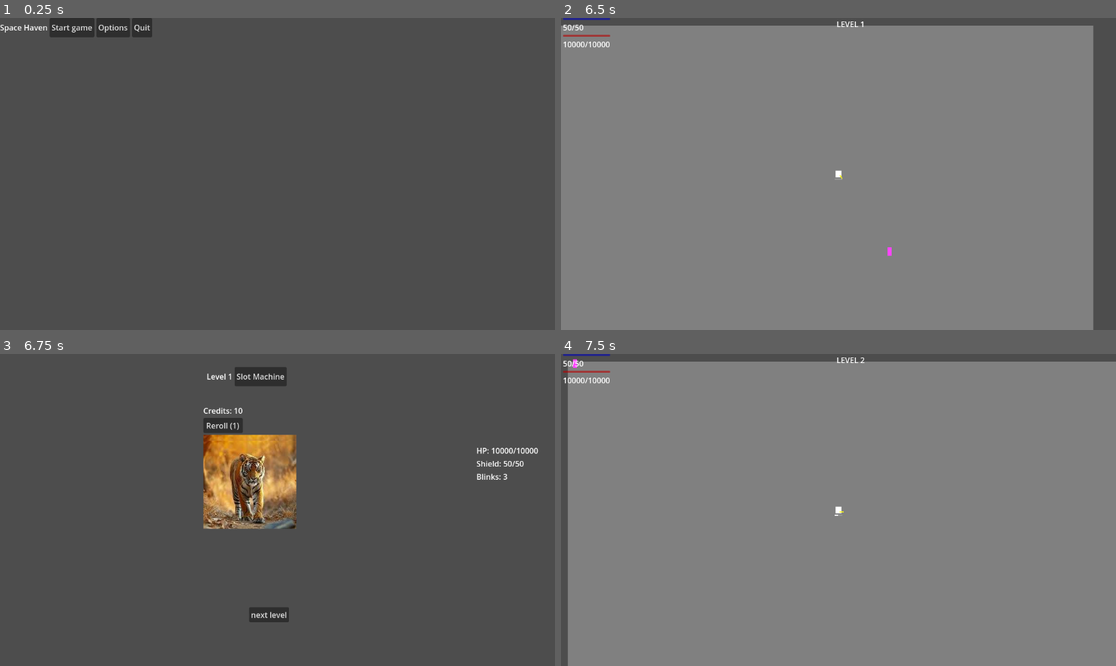
Above: before the commit, frames 1-4 (two rows, left to right).
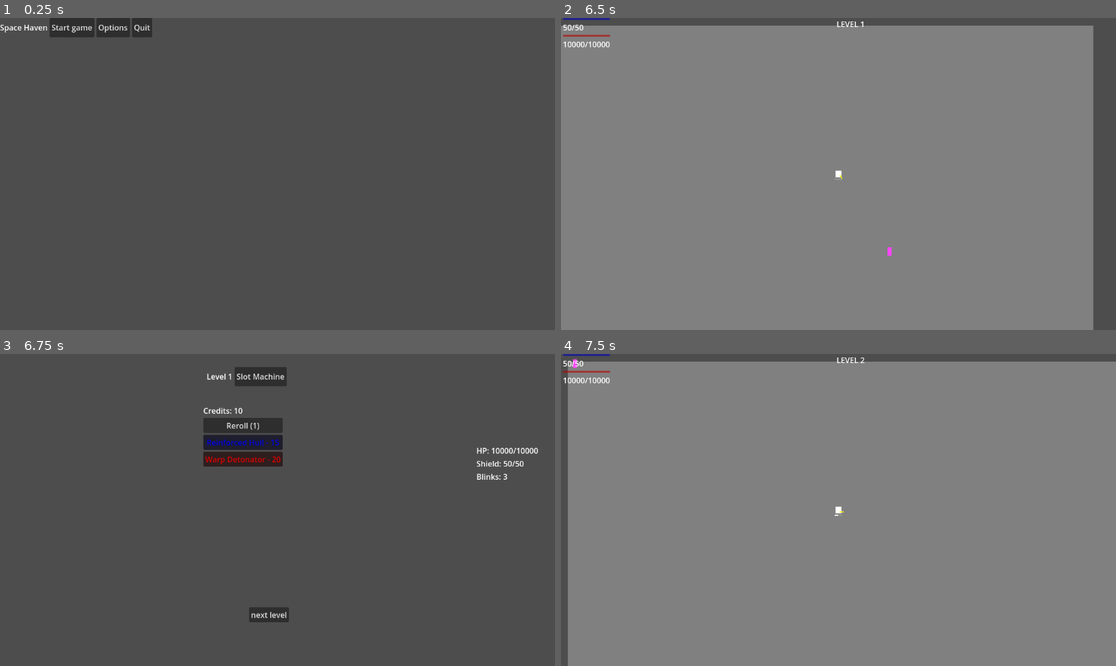
Above: after the commit, the same moments.

Repository: YogevSaadon/void-gambit
Game: Godot game, scene res://scenes/game/MainMenu.tscn
The game is run twice, just before and just after one commit, with the same random seed, the same clock (stepped at 60 frames per second) and the same inputs.
Inputs (mouse positions are in pixels of both pictures, inside the frame that each line leads up to):
- Up to frame 1 (0.25 s): no input
- Up to frame 2 (6.5 s): click "Start game" at 0.5 s; tap Enter at 1.25, 5 s; move the mouse to (960, 158) at 1.27 s; tap F every 0.75 s from 1.35 to 5.85 s; click (960, 158) at 1.42 s; move the mouse to (727, 189) at 2.02 s; hold S 2.03-2.78 s; move the mouse to (894, 105) at 2.77 s; move the mouse to (810, 236) at 3.52 s; click (810, 236) at 3.67 s; tap Space at 4.25, 5.75 s; move the mouse to (1005, 220) at 4.27 s; hold S from 4.28 s (still down); move the mouse to (672, 127) at 5.02 s; move the mouse to (866, 174) at 5.77 s; click (866, 174) at 5.92 s
- Up to frame 3 (6.75 s): move the mouse to (194, 432) at 6.52 s; release S at 6.53 s; tap F at 6.6 s
- Up to frame 4 (7.5 s): click "next level" at 7.25 s

Frames 1-2 are identical in both runs. In frame 3, 5.3% of the frame differs, in the area x 36-54%, y 20-57%; in frame 4, nothing differs.

Commit message:
updated hanger
feat(hangar): implemented basic store UI with button-based item display

- StoreItem buttons now display item name and price directly
- Button color reflects the item's defined color
- Removed icon textures and cleaned up internal HBox layout
- Reroll logic functional and updates buttons properly
- Layout adjusted for playability; visuals are minimal but functional

Diff:
--- a/scenes/game/Hangar.tscn
+++ b/scenes/game/Hangar.tscn
@@ -97,36 +97,17 @@
 layout_mode = 2
 script = ExtResource("2_pxfni")
 
-[node name="IconTexture" type="TextureRect" parent="StoreSlotMachinePanel/StorePanel/StoreItem0"]
-layout_mode = 0
-offset_right = 40.0
-offset_bottom = 40.0
-stretch_mode = 5
-
 [node name="StoreItem1" type="Button" parent="StoreSlotMachinePanel/StorePanel"]
 layout_mode = 2
 script = ExtResource("2_pxfni")
-
-[node name="IconTexture" type="TextureRect" parent="StoreSlotMachinePanel/StorePanel/StoreItem1"]
-layout_mode = 0
-offset_right = 40.0
-offset_bottom = 40.0
 
 [node name="StoreItem2" type="Button" parent="StoreSlotMachinePanel/StorePanel"]
 layout_mode = 2
 script = ExtResource("2_pxfni")
 
-[node name="IconTexture" type="TextureRect" parent="StoreSlotMachinePanel/StorePanel/StoreItem2"]
-offset_right = 40.0
-offset_bottom = 40.0
-
 [node name="StoreItem3" type="Button" parent="StoreSlotMachinePanel/StorePanel"]
 layout_mode = 2
 script = ExtResource("2_pxfni")
-
-[node name="IconTexture" type="TextureRect" parent="StoreSlotMachinePanel/StorePanel/StoreItem3"]
-offset_right = 40.0
-offset_bottom = 40.0
 
 [node name="SlotMachinePanel" type="VBoxContainer" parent="StoreSlotMachinePanel"]
 layout_mode = 0
--- a/scripts/game/Hangar.gd
+++ b/scripts/game/Hangar.gd
@@ -31,13 +31,11 @@
 @onready var gm = get_tree().root.get_node("GameManager")
 
 # ====== Built-in Methods ======
-
 func _ready() -> void:
 	_connect_signals()
 	_refresh_ui()
 
 # ====== UI Management ======
-
 func _connect_signals() -> void:
 	next_level_button.pressed.connect(_on_next_level_pressed)
 	switch_button.pressed.connect(_on_switch_pressed)
@@ -76,11 +74,11 @@
 			var item = all_items[i]
 			var store_slot = store_items[i]
 
-			store_slot.set_item(item)  # Assume StoreItem script has set_item()
-			store_slot.visible = true
+			if store_slot.has_method("set_item"):
+				store_slot.set_item(item)
+				store_slot.visible = true
 		else:
 			store_items[i].visible = false
-
 
 func _show_store() -> void:
 	store_panel.visible = true
@@ -93,7 +91,6 @@
 	switch_button.text = "Store"
 
 # ====== Buttons Actions ======
-
 func _on_switch_pressed() -> void:
 	if store_panel.visible:
 		_show_slot_machine()
--- a/scripts/game/PassiveItem.gd
+++ b/scripts/game/PassiveItem.gd
@@ -7,6 +7,10 @@
 @export var behavior_flags: Dictionary = {}
 @export var icon: Texture
 
+# Temporary visuals (for store layout before images/texts are final)
+@export var store_color: Color = Color.WHITE
+@export var price: int = 10
+
 static func create_warp_detonator() -> PassiveItem:
 	var item = PassiveItem.new()
 	item.name = "Warp Detonator"
@@ -14,6 +18,8 @@
 	item.stat_modifiers = {}
 	item.behavior_flags = {"blink_explosion": true}
 	item.icon = preload("res://assets/dummy-icon.jpg")
+	item.store_color = Color.RED
+	item.price = 20
 	return item
 
 static func create_reinforced_hull() -> PassiveItem:
@@ -23,11 +29,13 @@
 	item.stat_modifiers = {"max_shield": 50}
 	item.behavior_flags = {}
 	item.icon = preload("res://assets/dummy-icon.jpg")
+	item.store_color = Color.BLUE
+	item.price = 15
 	return item
 
 static func get_all_items() -> Array:
 	return [
 		create_warp_detonator(),
 		create_reinforced_hull(),
-		# Add more here
+		# Add more items below...
 	]
--- a/scripts/game/StoreItem.gd
+++ b/scripts/game/StoreItem.gd
@@ -3,11 +3,11 @@
 
 var item: PassiveItem
 
-@onready var icon_texture = $IconTexture  # Assumes you have a TextureRect child named IconTexture
-
 func set_item(new_item: PassiveItem) -> void:
 	item = new_item
-	if item.icon:
-		icon_texture.texture = item.icon
-	else:
-		icon_texture.texture = null  # If no icon assigned
+
+	# Set the button's modulate color
+	self.modulate = item.store_color
+
+	# Set the button's label text
+	text = "%s - %d" % [item.name, item.price]
